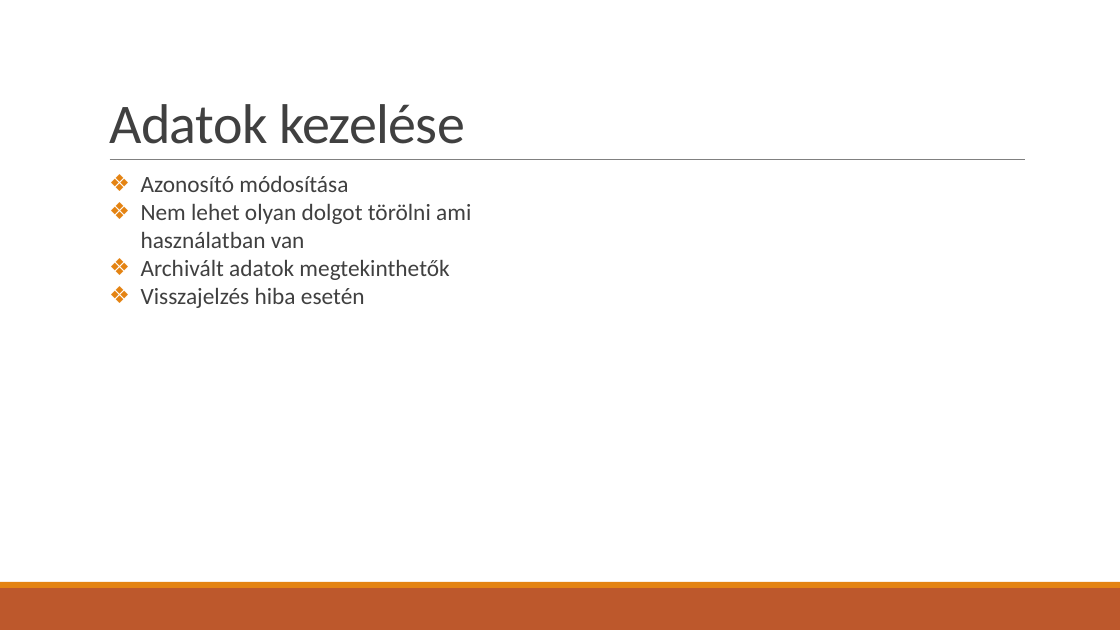
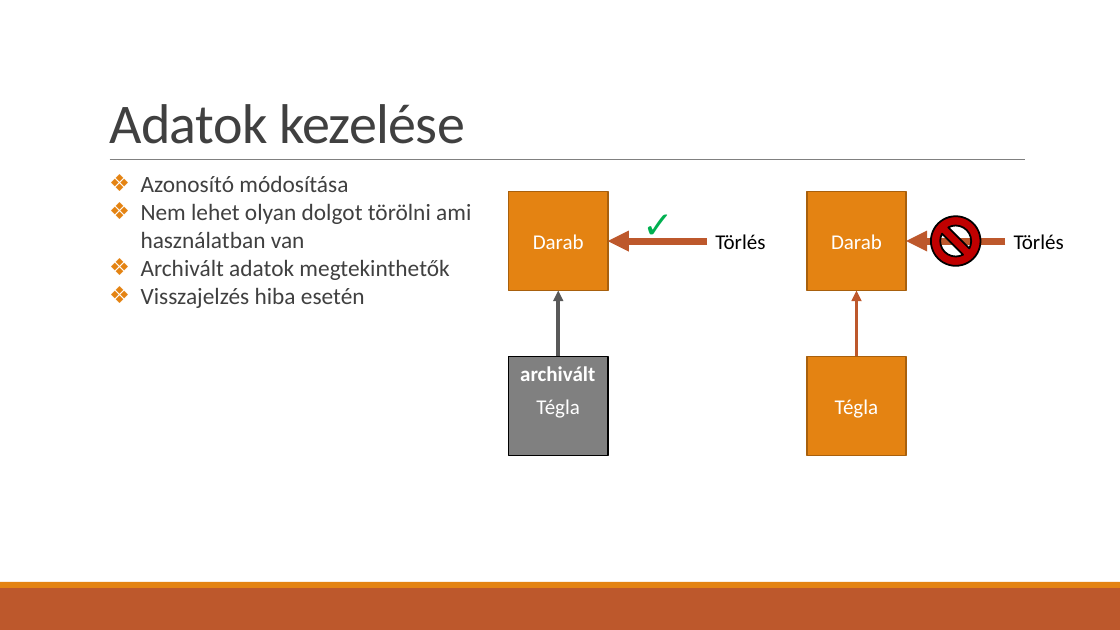
Before and after one commit to KissKolos/Easy-Inventory, a slide deck: slide 24 of bemutató.pptx (slide 27 before the commit). Drawn at 1120x630 pixels with LibreOffice and Linux fonts; fonts in the diff are those of the drawing. Boxes give left, top, right and bottom in pixels: in the first picture for what was removed or moved away, otherwise in the second. Text is boxed around its words. In the diff, an @@ line names an element or a change of style, - is before the commit and + after.

```diff
--- a/bemutató.pptx
+++ b/bemutató.pptx
@@ text added at (x1=609, y1=197, x2=707, y2=251), 32 pt, text #00B050, bold @@
+✓
@@ group added at (x1=509, y1=192, x2=765, y2=455): 2 rectangles, 2 arrows, 1 text @@
+Darab
+Tégla
+Törlés
@@ group added at (x1=807, y1=192, x2=1064, y2=455): 2 rectangles, 2 arrows, 1 text, 1 no-entry sign @@
+Darab
+Tégla
+Törlés
@@ text added at (x1=520, y1=366, x2=595, y2=381), 18 pt, text #FFFFFF, bold @@
+archivált
```
Also in this commit, not shown: 12 other slides changed, 4 slides added, 5 slides removed, 2 other files.
